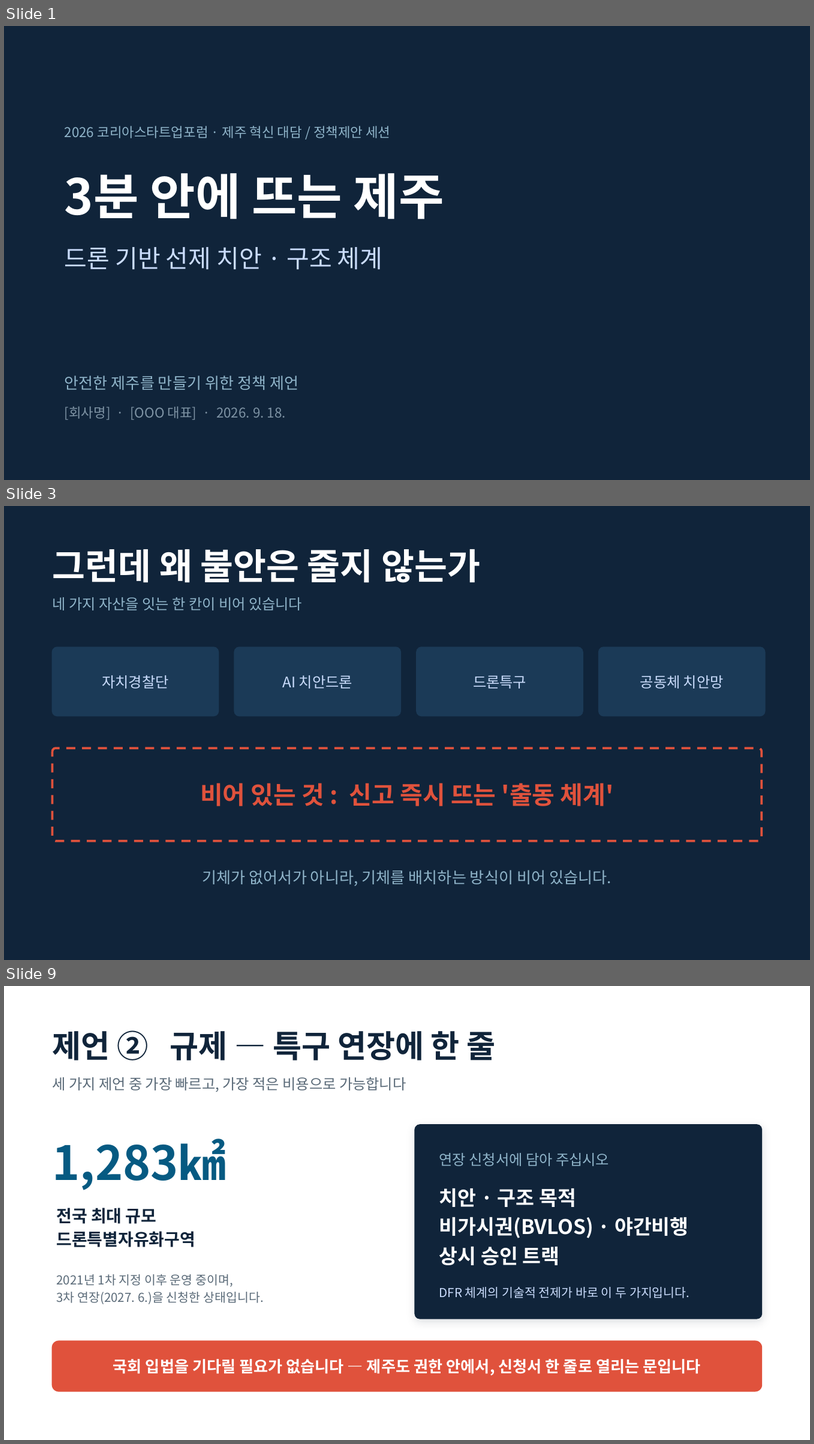
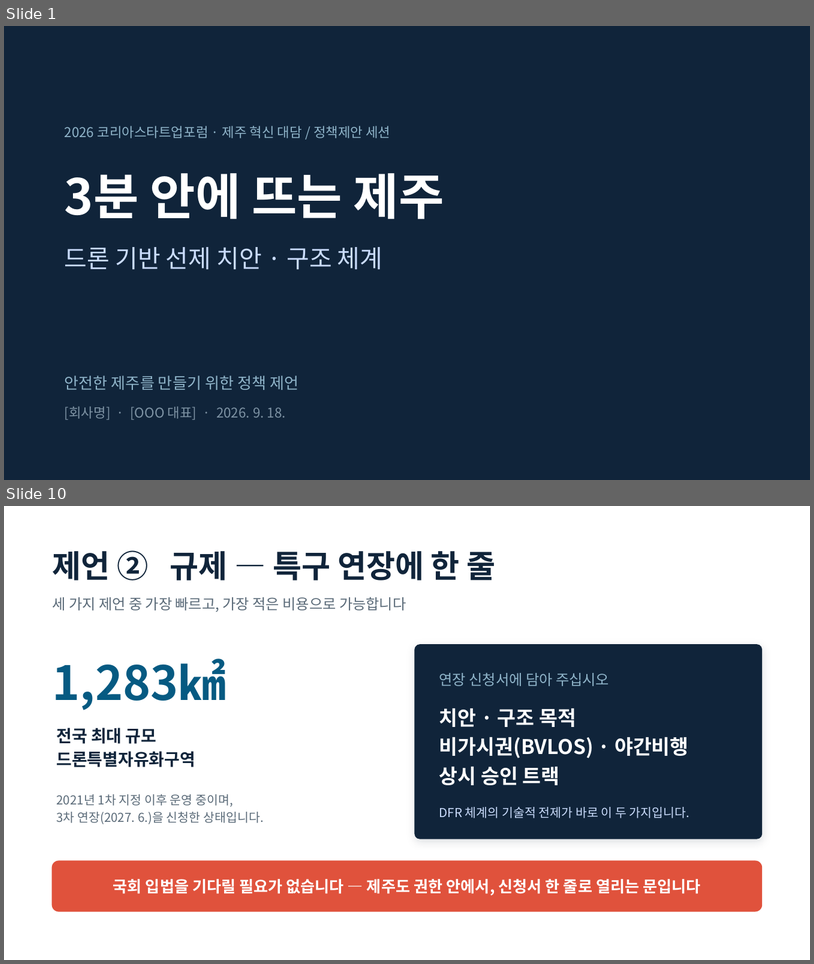
Before and after one commit to one497/Hank, a slide deck: docs/jeju-safety/제주드론치안_발제초안.pptx. Shown one above the other, each under a label of ours: slides 1, 3 and 9 before the commit, slides 1 and 10 after it; the slides between them are not shown. The pictures are 814x1444 and 814x964 pixels, drawn with LibreOffice and Linux fonts; fonts in the diff are those of the drawing. Boxes give left, top, right and bottom in pixels: in the first picture for what was removed or moved away, otherwise in the second. Text is boxed around its words. In the diff, an @@ line names an element or a change of style, - is before the commit and + after.

```diff
--- a/docs/jeju-safety/제주드론치안_발제초안.pptx
+++ b/docs/jeju-safety/제주드론치안_발제초안.pptx
@@ slide 3 removed at (4, 506, 810, 960), background #10243A @@
@@ text removed at (53, 549, 480, 583) @@
-그런데 왜 불안은 줄지 않는가
@@ text removed at (53, 597, 302, 610) @@
-네 가지 자산을 잇는 한 칸이 비어 있습니다
@@ rounded rectangle removed at (53, 647, 219, 715) @@
@@ rounded rectangle removed at (234, 647, 401, 715) @@
@@ rounded rectangle removed at (417, 647, 583, 715) @@
@@ rounded rectangle removed at (599, 647, 765, 715) @@
@@ text removed at (102, 675, 168, 688) @@
-자치경찰단
@@ text removed at (283, 675, 353, 688) @@
-AI 치안드론
@@ text removed at (473, 675, 527, 688) @@
-드론특구
@@ text removed at (641, 675, 724, 688) @@
-공동체 치안망
@@ rounded rectangle removed at (53, 748, 762, 841) @@
@@ text removed at (200, 783, 614, 806) @@
-비어 있는 것 : 신고 즉시 뜨는 '출동 체계'
@@ text removed at (203, 870, 612, 886) @@
-기체가 없어서가 아니라, 기체를 배치하는 방식이 비어 있습니다.
@@ what was slide 9 is now slide 10 @@
```
Also in this commit, not shown: 7 slides changed, 4 slides added, 2 other slides removed, 9 other files.
